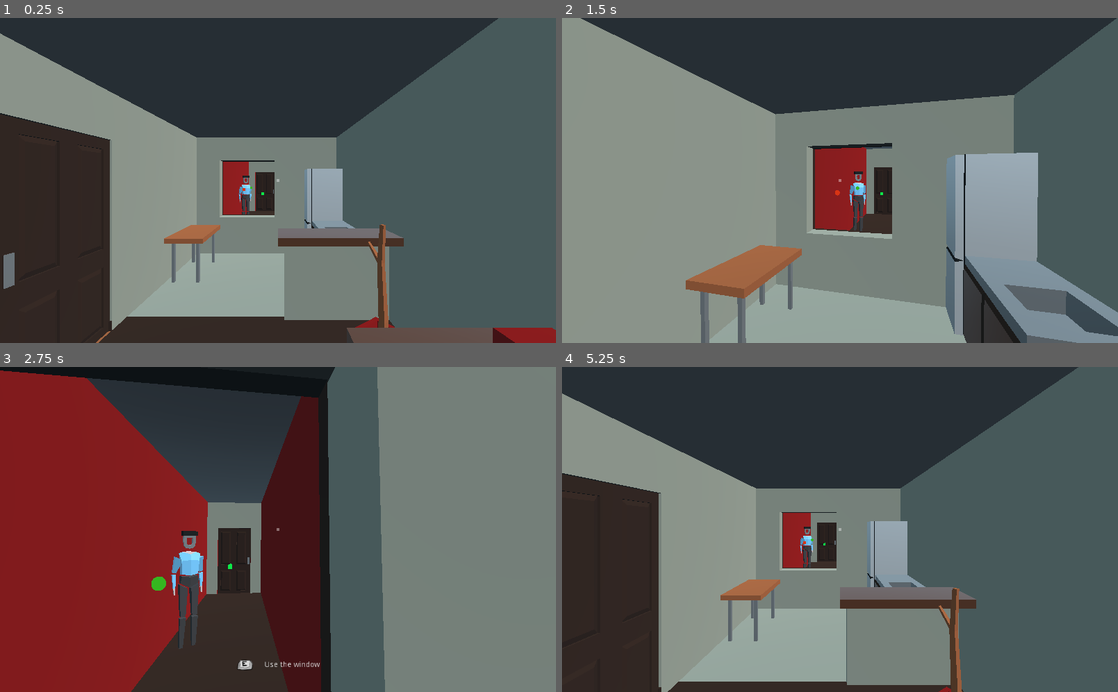
Above: before the commit, frames 1-4 (two rows, left to right).
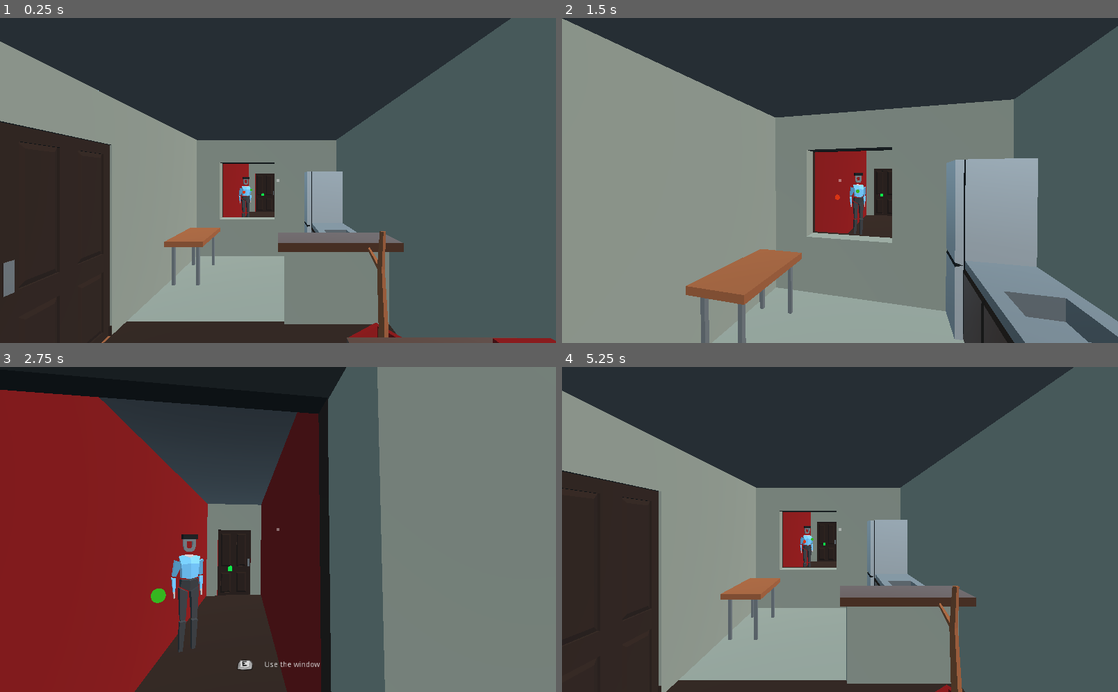
Above: after the commit, the same moments.

Repository: Eptwalabha/ld47
Game: Godot game, scene res://scenes/Game.tscn
Same seed, same stepped clock (60 frames per second), same inputs: the game is played once before the commit and once after it.
Inputs (mouse positions are in pixels of both pictures, inside the frame that each line leads up to):
- Up to frame 1 (0.25 s): no input
- Up to frame 2 (1.5 s): tap Enter at 0.5 s; move the mouse to (867, 180) at 0.52 s; hold W (move_forward) from 0.53 s (still down); tap E (context_action) at 0.6, 1.35 s; move the mouse to (812, 180) at 1.27 s
- Up to frame 3 (2.75 s): keep holding W (move_forward); move the mouse to (289, 523) at 2.02 s; tap E (context_action) at 2.1 s
- Up to frame 4 (5.25 s): keep holding W (move_forward); move the mouse to (834, 536) at 2.77 s; tap E (context_action) every 0.75 s from 2.85 to 5.1 s; move the mouse to (878, 532) at 3.52 s; move the mouse to (795, 526) at 4.27 s; tap R (reset_level) at 5 s; move the mouse to (845, 529) at 5.02 s

The runs differ from the first frame. In frame 1, 5.6% of the frame differs, in the area x 0-100%, y 0-100%; in frame 2, 5.9%; in frame 3, 4.4%; in frame 4, 1.7%.

Commit message:
refacto Player class

Diff:
--- a/autoload.gd
+++ b/autoload.gd
@@ -10,6 +10,10 @@
 const DEBUG : bool = true
 const DEBUG_GAME_LEVEL = LEVEL.FLAT
 const DEBUG_FLAT_INITIAL_LEVEL : int = 2
+
+const GRAVITY : int = 10
+const MAX_GRAVITY : int = 100
+const MAX_SLOP : float = deg2rad(15.0)
 
 const FLAT_INITIAL_LEVEL : int = -1
 
--- a/project.godot
+++ b/project.godot
@@ -99,6 +99,11 @@
 "language": "GDScript",
 "path": "res://scenes/core/DoorTrigger.gd"
 }, {
+"base": "Player",
+"class": "FPSPlayer",
+"language": "GDScript",
+"path": "res://scenes/player/FPSPlayer.gd"
+}, {
 "base": "GameChapter",
 "class": "Flat",
 "language": "GDScript",
@@ -147,7 +152,7 @@
 "base": "KinematicBody",
 "class": "Player",
 "language": "GDScript",
-"path": "res://scenes/Player.gd"
+"path": "res://scenes/player/Player.gd"
 }, {
 "base": "Node",
 "class": "PlayerState",
@@ -243,6 +248,7 @@
 "DialogTriggerArea": "",
 "Door": "",
 "DoorTrigger": "",
+"FPSPlayer": "",
 "Flat": "",
 "Game": "",
 "GameChapter": "",
--- a/scenes/Game.gd
+++ b/scenes/Game.gd
@@ -1,7 +1,7 @@
 class_name Game
 extends Spatial
 
-onready var current_player : Player = $Player/Player as Player
+onready var current_player : Player = $Player/FPSPlayer
 onready var ui := $UI as UI
 onready var bar := $Map/Bar as Bar
 onready var flat := $Map/Flat as Flat
--- a/scenes/Game.tscn
+++ b/scenes/Game.tscn
@@ -1,7 +1,7 @@
 [gd_scene load_steps=11 format=2]
 
 [ext_resource path="res://scenes/chapters/bar/Bar.tscn" type="PackedScene" id=1]
-[ext_resource path="res://scenes/Player.tscn" type="PackedScene" id=6]
+[ext_resource path="res://scenes/player/FPSPlayer.tscn" type="PackedScene" id=6]
 [ext_resource path="res://scenes/chapters/flat/Flat.tscn" type="PackedScene" id=7]
 [ext_resource path="res://scenes/ui/UI.tscn" type="PackedScene" id=13]
 [ext_resource path="res://scenes/Game.gd" type="Script" id=18]
@@ -25,8 +25,7 @@
 
 [node name="Player" type="Spatial" parent="."]
 
-[node name="Player" parent="Player" instance=ExtResource( 6 )]
-transform = Transform( 1, 0, -2.38418e-07, 0, 1, 0, 2.38418e-07, 0, 1, 0.267026, 0, 1.74314 )
+[node name="FPSPlayer" parent="Player" instance=ExtResource( 6 )]
 
 [node name="GameStates" type="Node" parent="."]
 
@@ -59,6 +58,5 @@
 [connection signal="door_interacted_with" from="Map/Bar" to="." method="_on_Bar_door_interacted_with"]
 [connection signal="item_picked_up" from="Map/Bar" to="." method="_on_Bar_item_picked_up"]
 [connection signal="window_triggered" from="Map/Bar" to="." method="_on_window_triggered"]
-[connection signal="drink_ended" from="Player/Player" to="." method="_on_Player_drink_ended"]
 [connection signal="context_action_pressed" from="GameStates/FPS" to="." method="_on_FPS_context_action_pressed"]
 [connection signal="dialog_ended" from="GameStates/Dialog" to="." method="_on_Dialog_dialog_ended"]
--- a/scenes/Player.tscn
+++ /dev/null
@@ -1,163 +0,0 @@
-[gd_scene load_steps=11 format=2]
-
-[ext_resource path="res://scenes/Player.gd" type="Script" id=1]
-[ext_resource path="res://scenes/props/bar/Glass.tscn" type="PackedScene" id=2]
-[ext_resource path="res://assets/sounds/glup.ogg" type="AudioStream" id=3]
-[ext_resource path="res://assets/models/story/phone.glb" type="PackedScene" id=4]
-[ext_resource path="res://scenes/core/debug/DebugPoint.tscn" type="PackedScene" id=5]
-
-[sub_resource type="RayShape" id=1]
-length = 0.3
-
-[sub_resource type="CapsuleShape" id=2]
-radius = 0.35
-height = 0.858198
-
-[sub_resource type="Animation" id=3]
-resource_name = "drink"
-length = 3.0
-tracks/0/type = "value"
-tracks/0/path = NodePath("Head:rotation_degrees")
-tracks/0/interp = 1
-tracks/0/loop_wrap = true
-tracks/0/imported = false
-tracks/0/enabled = true
-tracks/0/keys = {
-"times": PoolRealArray( 0, 1.8, 2, 2.2, 2.7 ),
-"transitions": PoolRealArray( 1, 1, 1, 1, 1 ),
-"update": 0,
-"values": [ Vector3( 0, 0, 0 ), Vector3( -7.141, 0, 0 ), Vector3( 50.291, 0, 0 ), Vector3( 50.291, 0, 0 ), Vector3( 0, 0, 0 ) ]
-}
-tracks/1/type = "value"
-tracks/1/path = NodePath("Head/Camera/Glass:translation")
-tracks/1/interp = 1
-tracks/1/loop_wrap = true
-tracks/1/imported = false
-tracks/1/enabled = true
-tracks/1/keys = {
-"times": PoolRealArray( 0, 0.7, 1.3, 1.6, 2, 2.3, 2.9, 3 ),
-"transitions": PoolRealArray( 1, 1, 1, 1, 1, 1, 1, 1 ),
-"update": 0,
-"values": [ Vector3( 0, -0.5, -0.1 ), Vector3( 0, -0.211342, -0.302963 ), Vector3( 0, -0.258699, -0.447292 ), Vector3( 0, -0.258699, -0.447292 ), Vector3( 0, -0.0985843, -0.244329 ), Vector3( 0, -0.258699, -0.447292 ), Vector3( 0, -0.445876, -0.325514 ), Vector3( 0, -0.5, -0.1 ) ]
-}
-tracks/2/type = "value"
-tracks/2/path = NodePath("Head/Camera/Glass:visible")
-tracks/2/interp = 1
-tracks/2/loop_wrap = true
-tracks/2/imported = false
-tracks/2/enabled = true
-tracks/2/keys = {
-"times": PoolRealArray( 0, 3 ),
-"transitions": PoolRealArray( 1, 1 ),
-"update": 1,
-"values": [ true, false ]
-}
-tracks/3/type = "value"
-tracks/3/path = NodePath("Head/Camera/Glass:rotation_degrees")
-tracks/3/interp = 1
-tracks/3/loop_wrap = true
-tracks/3/imported = false
-tracks/3/enabled = true
-tracks/3/keys = {
-"times": PoolRealArray( 0.7, 1.3, 1.6, 2, 2.3, 2.9, 3 ),
-"transitions": PoolRealArray( 1, 1, 1, 1, 1, 1, 1 ),
-"update": 0,
-"values": [ Vector3( 0, 0, 0 ), Vector3( 43.839, 0, 0 ), Vector3( 43.839, 0, 0 ), Vector3( 119.796, 0, 0 ), Vector3( 33.994, 0, 0 ), Vector3( 13.508, 0, 0 ), Vector3( 0, 0, 0 ) ]
-}
-tracks/4/type = "method"
-tracks/4/path = NodePath("Head/Camera/Glass")
-tracks/4/interp = 1
-tracks/4/loop_wrap = true
-tracks/4/imported = false
-tracks/4/enabled = true
-tracks/4/keys = {
-"times": PoolRealArray( 0, 2 ),
-"transitions": PoolRealArray( 1, 1 ),
-"values": [ {
-"args": [ false ],
-"method": "empty"
-}, {
-"args": [ true ],
-"method": "empty"
-} ]
-}
-tracks/5/type = "value"
-tracks/5/path = NodePath("AudioStreamPlayer2D:playing")
-tracks/5/interp = 1
-tracks/5/loop_wrap = true
-tracks/5/imported = false
-tracks/5/enabled = true
-tracks/5/keys = {
-"times": PoolRealArray( 2 ),
-"transitions": PoolRealArray( 1 ),
-"update": 1,
-"values": [ true ]
-}
-
-[sub_resource type="Animation" id=4]
-
-[sub_resource type="Animation" id=5]
-length = 0.8
-tracks/0/type = "value"
-tracks/0/path = NodePath("Head:translation")
-tracks/0/interp = 1
-tracks/0/loop_wrap = true
-tracks/0/imported = false
-tracks/0/enabled = true
-tracks/0/keys = {
-"times": PoolRealArray( 0.1, 0.4, 0.7 ),
-"transitions": PoolRealArray( 1, 1, 1 ),
-"update": 0,
-"values": [ Vector3( 0, 1.65284, 0 ), Vector3( 0, 1.4, 0 ), Vector3( 0, 1.65284, 0 ) ]
-}
-
-[node name="Player" type="KinematicBody" groups=[
-"player",
-]]
-collision_mask = 14
-script = ExtResource( 1 )
-
-[node name="Ray" type="CollisionShape" parent="."]
-transform = Transform( 1, 0, 0, 0, -4.37114e-08, -1, 0, 1, -4.37114e-08, 0, 0.3, 0 )
-shape = SubResource( 1 )
-
-[node name="Capsule" type="CollisionShape" parent="."]
-transform = Transform( 1, 0, 0, 0, -1.62921e-07, 1, 0, -1, -1.62921e-07, 0, 0.943347, 0 )
-shape = SubResource( 2 )
-
-[node name="Head" type="Spatial" parent="."]
-transform = Transform( 1, 0, 0, 0, 1, 0, 0, 0, 1, 0, 1.6, 0 )
-
-[node name="Camera" type="Camera" parent="Head"]
-
-[node name="RayCast" type="RayCast" parent="Head/Camera"]
-transform = Transform( 1, 0, 0, 0, -1.62921e-07, -1, 0, 1, -1.62921e-07, 0, 0, 0 )
-enabled = true
-exclude_parent = false
-cast_to = Vector3( 0, -1.5, 0 )
-collision_mask = 14
-collide_with_areas = true
-collide_with_bodies = false
-
-[node name="Glass" parent="Head/Camera" instance=ExtResource( 2 )]
-transform = Transform( 1, 0, 0, 0, 1, 0, 0, 0, 1, 0, -0.5, -0.1 )
-
-[node name="phone" parent="Head/Camera" instance=ExtResource( 4 )]
-transform = Transform( -0.691661, 0.669623, -0.270572, -0.364308, -1.59244e-08, 0.931279, 0.623606, 0.742701, 0.243949, -0.187868, -0.0426252, -0.241849 )
-visible = false
-
-[node name="AnimationPlayer" type="AnimationPlayer" parent="."]
-autoplay = "idle"
-anims/drink = SubResource( 3 )
-anims/idle = SubResource( 4 )
-anims/move_through_window = SubResource( 5 )
-
-[node name="AudioStreamPlayer2D" type="AudioStreamPlayer2D" parent="."]
-stream = ExtResource( 3 )
-bus = "sound"
-
-[node name="DebugPoint" parent="." instance=ExtResource( 5 )]
-transform = Transform( 1, 0, 0, 0, 1, 0, 0, 0, 1, 0, 0.646199, -0.432565 )
-
-[node name="Ground" type="RayCast" parent="."]
-transform = Transform( 1, 0, 0, 0, 1, 0, 0, 0, 1, 0, 0.5, 0 )
--- a/scenes/chapters/flat/Flat.tscn
+++ b/scenes/chapters/flat/Flat.tscn
@@ -47,13 +47,16 @@
 [node name="TPTrigger" parent="BackStreetBuilding/BarCorridor" groups=[
 "flat-tp-trigger",
 ] instance=ExtResource( 22 )]
-transform = Transform( -1, 0, -1.50996e-07, 0, 1, 0, 1.50996e-07, 0, -1, 0, 1, -2 )
+transform = Transform( -1, 0, -1.50996e-07, 0, 1, 0, 1.50996e-07, 0, -1, 0, 0, -2 )
 oriented = true
 id = "bar-tp"
 
 [node name="CollisionShape" parent="BackStreetBuilding/BarCorridor/TPTrigger" index="1"]
-transform = Transform( 1, 0, 0, 0, 1, 0, 0, 0, 1, -2.98023e-08, 0, 1.43785 )
+transform = Transform( 1, 0, 0, 0, 1, 0, 0, 0, 1, -8.9407e-08, 0.72578, 1.43785 )
 shape = SubResource( 1 )
+
+[node name="Forward" parent="BackStreetBuilding/BarCorridor/TPTrigger" index="2"]
+transform = Transform( 1, 0, 0, 0, -1.62921e-07, -1, 0, 1, -1.62921e-07, 0, 1, 0.15 )
 
 [node name="Door" parent="BackStreetBuilding/BarCorridor" instance=ExtResource( 16 )]
 transform = Transform( 1, 0, 0, 0, 1, 0, 0, 0, 1, -0.5, 0, -3.9 )
--- a/scenes/Player.gd
+++ b/scenes/player/FPSPlayer.gd
@@ -1,27 +1,17 @@
-class_name Player
-extends KinematicBody
+class_name FPSPlayer
+extends Player
 
 signal drink_ended
 
-onready var head := $Head as Spatial
-onready var camera := $Head/Camera as Camera
-onready var ray := $Head/Camera/RayCast as RayCast
 onready var phone := $Head/Camera/phone
 onready var glass := $Head/Camera/Glass
 onready var ground := $Ground as RayCast
 
-export(float) var mouse_sensitivity := 0.3
 export(float) var speed := 3.0
 export(float) var acceleration := 10.0
 
-var has_control: bool = true
-var camera_angle: float = 0
 var velocity = Vector3()
 var gravity_vector : Vector3 = Vector3.ZERO
-
-const GRAVITY : int = 10
-const MAX_GRAVITY : int = 140
-const MAX_SLOP : float = deg2rad(45.0)
 
 func _ready() -> void:
 	mouse_sensitivity = mouse_sensitivity * -1
@@ -33,18 +23,6 @@
 	camera.make_current()
 	hangup_phone()
 	glass.hide()
-
-func input(event: InputEvent) -> void:
-	if event is InputEventMouseMotion:
-		Data.using_controller = false
-		head.rotate_y(deg2rad(event.relative.x * mouse_sensitivity))
-
-		var change = event.relative.y * mouse_sensitivity
-		if change + camera_angle < 90 and change + camera_angle > -90:
-			camera.rotate_x(deg2rad(change))
-			camera_angle = camera_angle + change
-	if event is InputEventJoypadMotion or event is InputEventJoypadButton:
-		Data.using_controller = true
 
 func input_controller() -> void:
 	if Data.using_controller:
@@ -76,41 +54,20 @@
 	input_controller()
 
 	if not is_on_floor():
-		gravity_vector += Vector3.DOWN * GRAVITY * delta
+		gravity_vector += Vector3.DOWN * Data.GRAVITY * delta
 	elif is_on_floor() and ground.is_colliding():
-		gravity_vector = -get_floor_normal() * -GRAVITY
+		gravity_vector = -get_floor_normal() * -Data.GRAVITY
 	else:
 		gravity_vector = -get_floor_normal()
 
-	if gravity_vector.y > MAX_GRAVITY:
-		gravity_vector.y = MAX_GRAVITY
+	if gravity_vector.y > Data.MAX_GRAVITY:
+		gravity_vector.y = Data.MAX_GRAVITY
 
 	velocity.x += gravity_vector.x
 	velocity.y = gravity_vector.y
 	velocity.z += gravity_vector.z
 
-	velocity = move_and_slide_with_snap(velocity, Vector3(0, -1, 0), Vector3.UP, true, 4, MAX_SLOP)
-
-
-func get_trigger_hover() -> InteractTrigger:
-	if ray.is_colliding():
-		var collider = ray.get_collider()
-		if collider is InteractTrigger and collider.active:
-			return collider
-	return null
-
-func can_control(control: bool) -> void:
-	has_control = control
-
-func force_move(direction: Vector3) -> void:
-	translate(direction)
-
-func force_move_to(spatial: Spatial) -> void:
-	global_transform.origin = spatial.global_transform.origin
-	rotation = spatial.global_transform.basis.get_euler()
-	head.rotation = Vector3.ZERO
-	camera.rotation = Vector3.ZERO
-	camera_angle = 0
+	velocity = move_and_slide_with_snap(velocity, Vector3(0, -1, 0), Vector3.UP, true, 4, Data.MAX_SLOP)
 
 func answer_phone() -> void:
 	phone.show()
--- /dev/null
+++ b/scenes/player/FPSPlayer.tscn
@@ -0,0 +1,145 @@
+[gd_scene load_steps=11 format=2]
+
+[ext_resource path="res://scenes/player/FPSPlayer.gd" type="Script" id=1]
+[ext_resource path="res://scenes/player/Player.tscn" type="PackedScene" id=2]
+[ext_resource path="res://assets/sounds/glup.ogg" type="AudioStream" id=3]
+[ext_resource path="res://assets/models/story/phone.glb" type="PackedScene" id=4]
+[ext_resource path="res://assets/models/prop/bar-glass.glb" type="PackedScene" id=5]
+
+[sub_resource type="RayShape" id=6]
+length = 0.3
+
+[sub_resource type="CapsuleShape" id=1]
+radius = 0.35
+height = 0.86
+
+[sub_resource type="Animation" id=5]
+resource_name = "drink"
+length = 3.0
+tracks/0/type = "value"
+tracks/0/path = NodePath("Head:rotation_degrees")
+tracks/0/interp = 1
+tracks/0/loop_wrap = true
+tracks/0/imported = false
+tracks/0/enabled = true
+tracks/0/keys = {
+"times": PoolRealArray( 0, 1.8, 2, 2.2, 2.7 ),
+"transitions": PoolRealArray( 1, 1, 1, 1, 1 ),
+"update": 0,
+"values": [ Vector3( 0, 0, 0 ), Vector3( -7.141, 0, 0 ), Vector3( 50.291, 0, 0 ), Vector3( 50.291, 0, 0 ), Vector3( 0, 0, 0 ) ]
+}
+tracks/1/type = "method"
+tracks/1/path = NodePath("Head/Camera/Glass")
+tracks/1/interp = 1
+tracks/1/loop_wrap = true
+tracks/1/imported = false
+tracks/1/enabled = true
+tracks/1/keys = {
+"times": PoolRealArray( 0, 2 ),
+"transitions": PoolRealArray( 1, 1 ),
+"values": [ {
+"args": [ false ],
+"method": "empty"
+}, {
+"args": [ true ],
+"method": "empty"
+} ]
+}
+tracks/2/type = "value"
+tracks/2/path = NodePath("Head/Camera/Glass:rotation_degrees")
+tracks/2/interp = 1
+tracks/2/loop_wrap = true
+tracks/2/imported = false
+tracks/2/enabled = true
+tracks/2/keys = {
+"times": PoolRealArray( 0.7, 1.3, 1.6, 2, 2.3, 2.9, 3 ),
+"transitions": PoolRealArray( 1, 1, 1, 1, 1, 1, 1 ),
+"update": 0,
+"values": [ Vector3( 0, 0, 0 ), Vector3( 43.839, 0, 0 ), Vector3( 43.839, 0, 0 ), Vector3( 119.796, 0, 0 ), Vector3( 33.994, 0, 0 ), Vector3( 13.508, 0, 0 ), Vector3( 0, 0, 0 ) ]
+}
+tracks/3/type = "value"
+tracks/3/path = NodePath("Head/Camera/Glass:visible")
+tracks/3/interp = 1
+tracks/3/loop_wrap = true
+tracks/3/imported = false
+tracks/3/enabled = true
+tracks/3/keys = {
+"times": PoolRealArray( 0, 3 ),
+"transitions": PoolRealArray( 1, 1 ),
+"update": 0,
+"values": [ true, false ]
+}
+tracks/4/type = "value"
+tracks/4/path = NodePath("Head/Camera/Glass:translation")
+tracks/4/interp = 1
+tracks/4/loop_wrap = true
+tracks/4/imported = false
+tracks/4/enabled = true
+tracks/4/keys = {
+"times": PoolRealArray( 0, 0.7, 1.3, 1.6, 2, 2.3, 2.9, 3 ),
+"transitions": PoolRealArray( 1, 1, 1, 1, 1, 1, 1, 1 ),
+"update": 0,
+"values": [ Vector3( 0, -0.5, -0.1 ), Vector3( 0, -0.211342, -0.302963 ), Vector3( 0, -0.258699, -0.447292 ), Vector3( 0, -0.258699, -0.447292 ), Vector3( 0, -0.0985843, -0.244329 ), Vector3( 0, -0.258699, -0.447292 ), Vector3( 0, -0.445876, -0.325514 ), Vector3( 0, -0.5, -0.1 ) ]
+}
+tracks/5/type = "value"
+tracks/5/path = NodePath("AudioStreamPlayer2D:playing")
+tracks/5/interp = 1
+tracks/5/loop_wrap = true
+tracks/5/imported = false
+tracks/5/enabled = true
+tracks/5/keys = {
+"times": PoolRealArray( 2 ),
+"transitions": PoolRealArray( 1 ),
+"update": 1,
+"values": [ true ]
+}
+
+[sub_resource type="Animation" id=3]
+
+[sub_resource type="Animation" id=4]
+resource_name = "drink"
+length = 0.8
+tracks/0/type = "value"
+tracks/0/path = NodePath("Head:translation")
+tracks/0/interp = 1
+tracks/0/loop_wrap = true
+tracks/0/imported = false
+tracks/0/enabled = true
+tracks/0/keys = {
+"times": PoolRealArray( 0.1, 0.4, 0.7 ),
+"transitions": PoolRealArray( 1, 1, 1 ),
+"update": 0,
+"values": [ Vector3( 0, 1.65, 0 ), Vector3( 0, 1.4, 0 ), Vector3( 0, 1.65, 0 ) ]
+}
+
+[node name="FPSPlayer" instance=ExtResource( 2 )]
+script = ExtResource( 1 )
+
+[node name="Ray" type="CollisionShape" parent="." index="0"]
+transform = Transform( 1, 0, 0, 0, -1.62921e-07, -1, 0, 1, -1.62921e-07, 0, 0.3, 0 )
+shape = SubResource( 6 )
+
+[node name="Capsule" type="CollisionShape" parent="." index="1"]
+transform = Transform( 1, 0, 0, 0, -1.62921e-07, 1, 0, -1, -1.62921e-07, 0, 0.943, 0 )
+shape = SubResource( 1 )
+
+[node name="Ground" type="RayCast" parent="." index="2"]
+
+[node name="Head" parent="." index="3"]
+transform = Transform( 1, 0, 0, 0, 1, 0, 0, 0, 1, 0, 1.65, 0 )
+
+[node name="Glass" parent="Head/Camera" index="2" instance=ExtResource( 5 )]
+transform = Transform( 1, 0, 0, 0, 0.99188, -0.127177, 0, 0.127177, 0.99188, 0, -0.5, -0.1 )
+
+[node name="phone" parent="Head/Camera" index="3" instance=ExtResource( 4 )]
+transform = Transform( -0.69164, 0.669649, -0.270563, -0.364308, -5.93533e-08, 0.931279, 0.62363, 0.742678, 0.243958, -0.188, -0.043, -0.242 )
+
+[node name="AudioStreamPlayer2D" type="AudioStreamPlayer2D" parent="." index="4"]
+stream = ExtResource( 3 )
+bus = "sound"
+
+[node name="AnimationPlayer" type="AnimationPlayer" parent="." index="5"]
+autoplay = "idle"
+anims/drink = SubResource( 5 )
+anims/idle = SubResource( 3 )
+anims/move_through_window = SubResource( 4 )
--- /dev/null
+++ b/scenes/player/Player.gd
@@ -0,0 +1,49 @@
+class_name Player
+extends KinematicBody
+
+onready var ray := $Head/Camera/RayCast as RayCast
+onready var head := $Head as Spatial
+onready var camera := $Head/Camera as Camera
+
+export(float) var mouse_sensitivity := 0.3
+
+var has_control : bool = true
+var camera_angle : float = 0.0
+
+func reset() -> void:
+	pass
+
+func input(event: InputEvent) -> void:
+	if event is InputEventMouseMotion:
+		Data.using_controller = false
+		head.rotate_y(deg2rad(event.relative.x * mouse_sensitivity))
+
+		var change = event.relative.y * mouse_sensitivity
+		if change + camera_angle < 90 and change + camera_angle > -90:
+			camera.rotate_x(deg2rad(change))
+			camera_angle = camera_angle + change
+	if event is InputEventJoypadMotion or event is InputEventJoypadButton:
+		Data.using_controller = true
+
+func physics_process(_delta: float) -> void:
+	pass
+
+func can_control(control: bool) -> void:
+	has_control = control
+
+func force_move(direction: Vector3) -> void:
+	translate(direction)
+
+func force_move_to(spatial: Spatial) -> void:
+	global_transform.origin = spatial.global_transform.origin
+	rotation = spatial.global_transform.basis.get_euler()
+	head.rotation = Vector3.ZERO
+	camera.rotation = Vector3.ZERO
+	camera_angle = 0.0
+
+func get_trigger_hover() -> InteractTrigger:
+	if ray.is_colliding():
+		var collider = ray.get_collider()
+		if collider is InteractTrigger and collider.active:
+			return collider
+	return null
--- /dev/null
+++ b/scenes/player/Player.tscn
@@ -0,0 +1,25 @@
+[gd_scene load_steps=2 format=2]
+
+[ext_resource path="res://scenes/player/Player.gd" type="Script" id=1]
+
+[node name="Player" type="KinematicBody" groups=[
+"player",
+]]
+collision_mask = 14
+script = ExtResource( 1 )
+
+[node name="Head" type="Spatial" parent="."]
+transform = Transform( 1, 0, 0, 0, 1, 0, 0, 0, 1, 0, 1.6, 0 )
+
+[node name="Camera" type="Camera" parent="Head"]
+
+[node name="RayCast" type="RayCast" parent="Head/Camera"]
+transform = Transform( 1, 0, 0, 0, -1.62921e-07, -1, 0, 1, -1.62921e-07, 0, 0, 0 )
+enabled = true
+exclude_parent = false
+cast_to = Vector3( 0, -1.5, 0 )
+collision_mask = 14
+collide_with_areas = true
+collide_with_bodies = false
+
+[node name="HeadBone" type="Spatial" parent="Head/Camera"]
